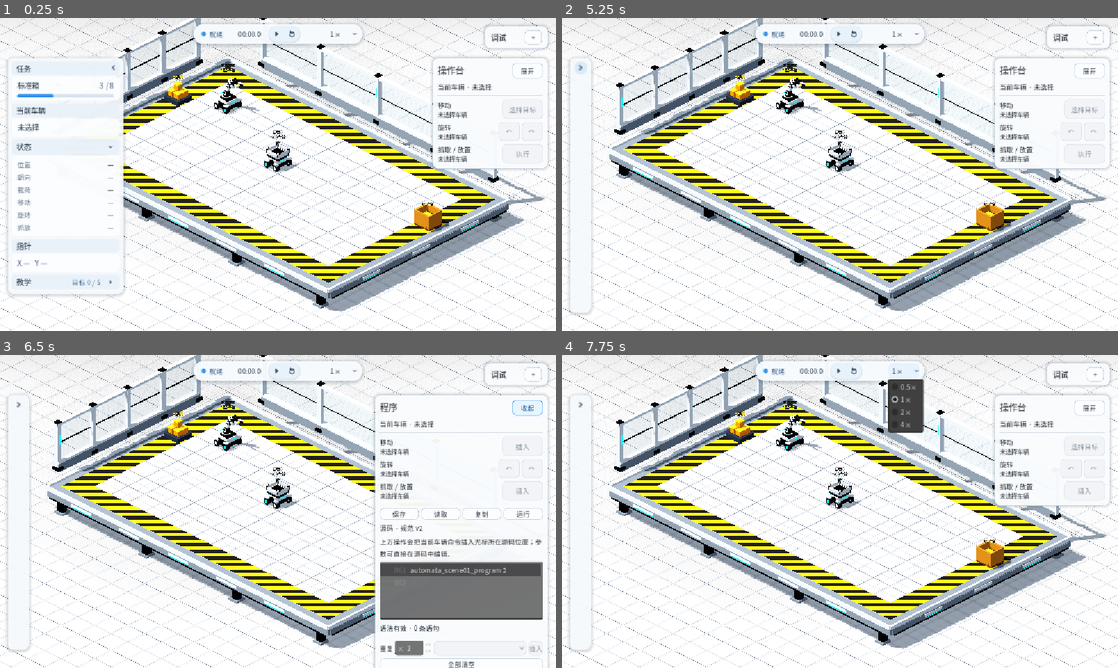
Above: before the commit, frames 1-4 (two rows, left to right).
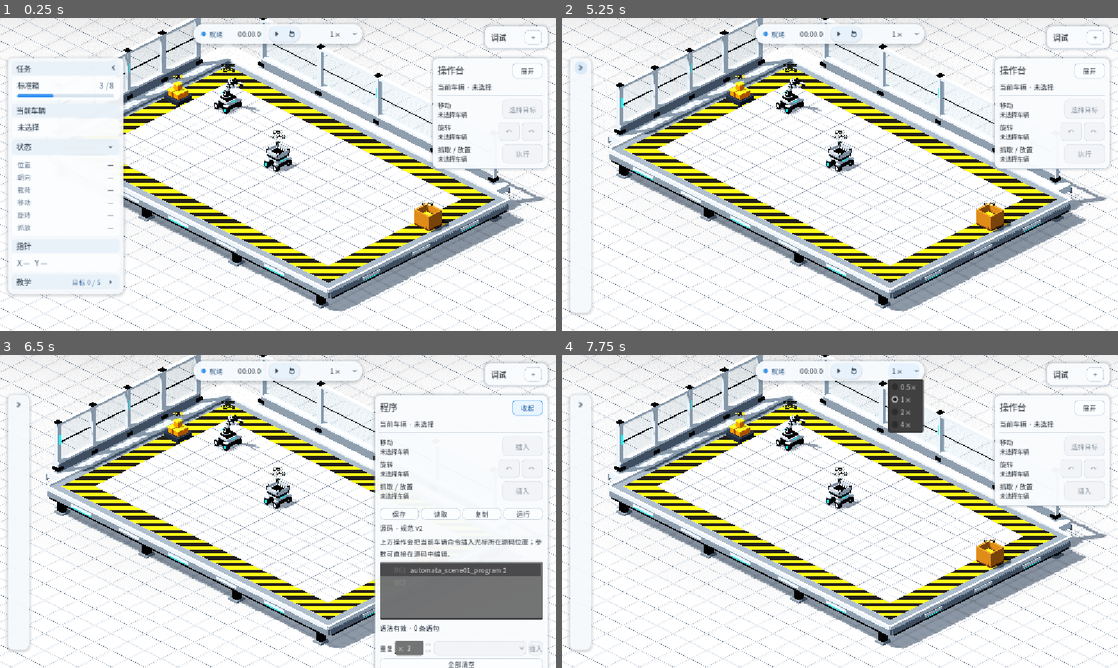
Above: after the commit, the same moments.

Repository: Ri0n72Y/automata
Game: Godot game, scene res://scenes/scene_01/scene_01_basic_packing.tscn
Same seed, same stepped clock (60 frames per second), same inputs: the game is played once before the commit and once after it.
Inputs (mouse positions are in pixels of both pictures, inside the frame that each line leads up to):
- Up to frame 1 (0.25 s): no input
- Up to frame 2 (5.25 s): click (673, 146) at 0.5 s; click (673, 199) at 1.27 s; click "下一步" at 2 s; click "上一步" at 2.75 s; click "跳过教学" at 3.5 s; click "打开教学" at 4.25 s; click (673, 68) at 5 s
- Up to frame 3 (6.5 s): click "展开" at 5.75 s
- Up to frame 4 (7.75 s): click "收起" at 6.5 s; click "1×" at 7.25 s

The runs differ from the first frame. In frame 1, 0.7% of the frame differs, in the area x 22-94%, y 8-62%; in frame 2, 0.9%, in the area x 8-94%, y 8-62%; in frame 3, 0.7%; in frame 4, 0.9%.

Commit message:
refine(scene-01): ground lab glazing and separate pale surfaces

Diff:
--- a/scenes/scene_01/components/scene_01_camera_lighting.tscn
+++ b/scenes/scene_01/components/scene_01_camera_lighting.tscn
@@ -7,7 +7,7 @@
 background_color = Color(0.6, 0.64, 0.69, 1)
 ambient_light_source = 3
 ambient_light_color = Color(0.88, 0.92, 0.97, 1)
-ambient_light_energy = 0.39
+ambient_light_energy = 0.34
 reflected_light_source = 2
 tonemap_mode = 2
 ssao_enabled = true
@@ -33,7 +33,7 @@
 [node name="KeyLight" type="DirectionalLight3D" parent="."]
 rotation_degrees = Vector3(-58, -32, 0)
 light_color = Color(1, 0.95, 0.9, 1)
-light_energy = 0.79
+light_energy = 0.77
 shadow_enabled = true
 
 [node name="FillLight" type="DirectionalLight3D" parent="."]
--- a/scenes/scene_01/components/scene_01_lab_platform_environment.tscn
+++ b/scenes/scene_01/components/scene_01_lab_platform_environment.tscn
@@ -1,6 +1,6 @@
-[gd_scene load_steps=34 format=3]
-
-[ext_resource type="Material" path="res://scenes/scene_01/materials/painted_white.tres" id="1_white"]
+[gd_scene load_steps=40 format=3]
+
+[ext_resource type="Material" path="res://scenes/scene_01/materials/lab_structural_white.tres" id="1_white"]
 [ext_resource type="Material" path="res://scenes/scene_01/materials/dark_mechanical_metal.tres" id="2_dark"]
 [ext_resource type="Material" path="res://scenes/scene_01/materials/cyan_emissive.tres" id="3_cyan"]
 [ext_resource type="Material" path="res://scenes/scene_01/materials/lab_platform_coating.tres" id="4_platform"]
@@ -90,6 +90,24 @@
 [sub_resource type="BoxMesh" id="Brace"]
 size = Vector3(0.17, 0.16, 0.17)
 
+[sub_resource type="BoxMesh" id="RearWalkwaySlab"]
+size = Vector3(16.1, 0.3, 0.95)
+
+[sub_resource type="BoxMesh" id="LeftWalkwaySlab"]
+size = Vector3(0.95, 0.3, 10.1)
+
+[sub_resource type="BoxMesh" id="CornerWalkwaySlab"]
+size = Vector3(0.95, 0.3, 0.95)
+
+[sub_resource type="BoxMesh" id="RearWalkwayFascia"]
+size = Vector3(16.1, 0.26, 0.045)
+
+[sub_resource type="BoxMesh" id="LeftWalkwayFascia"]
+size = Vector3(0.045, 0.26, 10.1)
+
+[sub_resource type="BoxMesh" id="WallWalkwaySupport"]
+size = Vector3(0.24, 0.78, 0.24)
+
 [node name="Scene01LabPlatformEnvironment" type="Node3D"]
 
 [node name="Platform" type="Node3D" parent="."]
@@ -314,6 +332,133 @@
 mesh = SubResource("CyanEndBar")
 material_override = ExtResource("3_cyan")
 cast_shadow = 0
+
+[node name="WallFoundation" type="Node3D" parent="."]
+
+[node name="RearServiceWalk" type="MeshInstance3D" parent="WallFoundation"]
+position = Vector3(7.45, -0.16, -0.9)
+mesh = SubResource("RearWalkwaySlab")
+material_override = ExtResource("1_white")
+
+[node name="LeftServiceWalk" type="MeshInstance3D" parent="WallFoundation"]
+position = Vector3(-0.9, -0.16, 4.45)
+mesh = SubResource("LeftWalkwaySlab")
+material_override = ExtResource("1_white")
+
+[node name="CornerServiceWalk" type="MeshInstance3D" parent="WallFoundation"]
+position = Vector3(-0.9, -0.16, -0.9)
+mesh = SubResource("CornerWalkwaySlab")
+material_override = ExtResource("1_white")
+
+[node name="RearServiceSkirt" type="MeshInstance3D" parent="WallFoundation"]
+position = Vector3(7.45, -0.32, -1.389)
+mesh = SubResource("RearWalkwayFascia")
+material_override = ExtResource("4_platform")
+
+[node name="LeftServiceSkirt" type="MeshInstance3D" parent="WallFoundation"]
+position = Vector3(-1.389, -0.32, 4.45)
+mesh = SubResource("LeftWalkwayFascia")
+material_override = ExtResource("4_platform")
+
+[node name="RearWalkSupport0" type="MeshInstance3D" parent="WallFoundation"]
+position = Vector3(1.1, -0.7, -1.02)
+mesh = SubResource("WallWalkwaySupport")
+material_override = ExtResource("2_dark")
+
+[node name="RearWalkFoot0" type="MeshInstance3D" parent="WallFoundation"]
+position = Vector3(1.1, -1.07, -1.02)
+mesh = SubResource("LegShoe")
+material_override = ExtResource("4_platform")
+
+[node name="RearWalkSupport1" type="MeshInstance3D" parent="WallFoundation"]
+position = Vector3(4.55, -0.7, -1.02)
+mesh = SubResource("WallWalkwaySupport")
+material_override = ExtResource("2_dark")
+
+[node name="RearWalkFoot1" type="MeshInstance3D" parent="WallFoundation"]
+position = Vector3(4.55, -1.07, -1.02)
+mesh = SubResource("LegShoe")
+material_override = ExtResource("4_platform")
+
+[node name="RearWalkSupport2" type="MeshInstance3D" parent="WallFoundation"]
+position = Vector3(8, -0.7, -1.02)
+mesh = SubResource("WallWalkwaySupport")
+material_override = ExtResource("2_dark")
+
+[node name="RearWalkFoot2" type="MeshInstance3D" parent="WallFoundation"]
+position = Vector3(8, -1.07, -1.02)
+mesh = SubResource("LegShoe")
+material_override = ExtResource("4_platform")
+
+[node name="RearWalkSupport3" type="MeshInstance3D" parent="WallFoundation"]
+position = Vector3(11.45, -0.7, -1.02)
+mesh = SubResource("WallWalkwaySupport")
+material_override = ExtResource("2_dark")
+
+[node name="RearWalkFoot3" type="MeshInstance3D" parent="WallFoundation"]
+position = Vector3(11.45, -1.07, -1.02)
+mesh = SubResource("LegShoe")
+material_override = ExtResource("4_platform")
+
+[node name="RearWalkSupport4" type="MeshInstance3D" parent="WallFoundation"]
+position = Vector3(14.9, -0.7, -1.02)
+mesh = SubResource("WallWalkwaySupport")
+material_override = ExtResource("2_dark")
+
+[node name="RearWalkFoot4" type="MeshInstance3D" parent="WallFoundation"]
+position = Vector3(14.9, -1.07, -1.02)
+mesh = SubResource("LegShoe")
+material_override = ExtResource("4_platform")
+
+[node name="LeftWalkSupport0" type="MeshInstance3D" parent="WallFoundation"]
+position = Vector3(-1.02, -0.7, 0.825)
+mesh = SubResource("WallWalkwaySupport")
+material_override = ExtResource("2_dark")
+
+[node name="LeftWalkFoot0" type="MeshInstance3D" parent="WallFoundation"]
+position = Vector3(-1.02, -1.07, 0.825)
+mesh = SubResource("LegShoe")
+material_override = ExtResource("4_platform")
+
+[node name="LeftWalkSupport1" type="MeshInstance3D" parent="WallFoundation"]
+position = Vector3(-1.02, -0.7, 2.9125)
+mesh = SubResource("WallWalkwaySupport")
+material_override = ExtResource("2_dark")
+
+[node name="LeftWalkFoot1" type="MeshInstance3D" parent="WallFoundation"]
+position = Vector3(-1.02, -1.07, 2.9125)
+mesh = SubResource("LegShoe")
+material_override = ExtResource("4_platform")
+
+[node name="LeftWalkSupport2" type="MeshInstance3D" parent="WallFoundation"]
+position = Vector3(-1.02, -0.7, 5)
+mesh = SubResource("WallWalkwaySupport")
+material_override = ExtResource("2_dark")
+
+[node name="LeftWalkFoot2" type="MeshInstance3D" parent="WallFoundation"]
+position = Vector3(-1.02, -1.07, 5)
+mesh = SubResource("LegShoe")
+material_override = ExtResource("4_platform")
+
+[node name="LeftWalkSupport3" type="MeshInstance3D" parent="WallFoundation"]
+position = Vector3(-1.02, -0.7, 7.0875)
+mesh = SubResource("WallWalkwaySupport")
+material_override = ExtResource("2_dark")
+
+[node name="LeftWalkFoot3" type="MeshInstance3D" parent="WallFoundation"]
+position = Vector3(-1.02, -1.07, 7.0875)
+mesh = SubResource("LegShoe")
+material_override = ExtResource("4_platform")
+
+[node name="LeftWalkSupport4" type="MeshInstance3D" parent="WallFoundation"]
+position = Vector3(-1.02, -0.7, 9.175)
+mesh = SubResource("WallWalkwaySupport")
+material_override = ExtResource("2_dark")
+
+[node name="LeftWalkFoot4" type="MeshInstance3D" parent="WallFoundation"]
+position = Vector3(-1.02, -1.07, 9.175)
+mesh = SubResource("LegShoe")
+material_override = ExtResource("4_platform")
 
 [node name="LabBoundary" type="Node3D" parent="."]
 
--- /dev/null
+++ b/scenes/scene_01/materials/lab_structural_white.tres
@@ -0,0 +1,6 @@
+[gd_resource type="StandardMaterial3D" format=3]
+
+[resource]
+albedo_color = Color(0.78, 0.83, 0.87, 1)
+metallic = 0.12
+roughness = 0.56
--- a/scenes/scene_01/materials/painted_white.tres
+++ b/scenes/scene_01/materials/painted_white.tres
@@ -1,6 +1,6 @@
 [gd_resource type="StandardMaterial3D" format=3]
 
 [resource]
-albedo_color = Color(0.82, 0.86, 0.9, 1)
+albedo_color = Color(0.73, 0.78, 0.83, 1)
 metallic = 0.16
-roughness = 0.38
+roughness = 0.46
